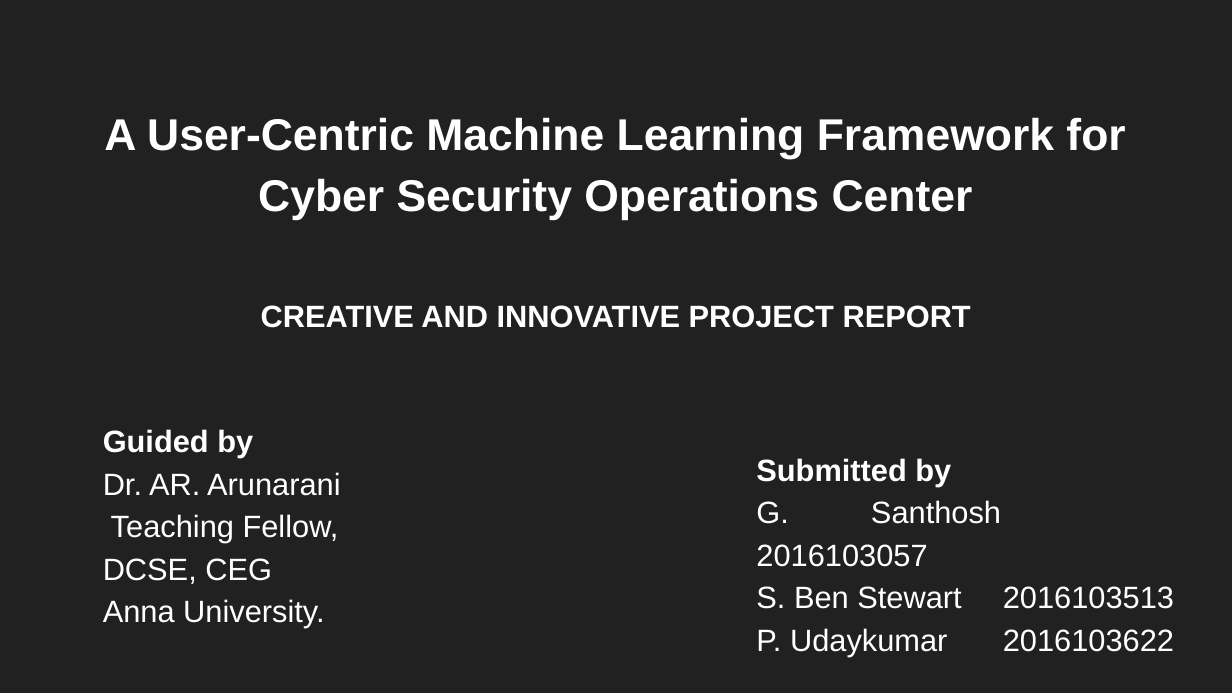
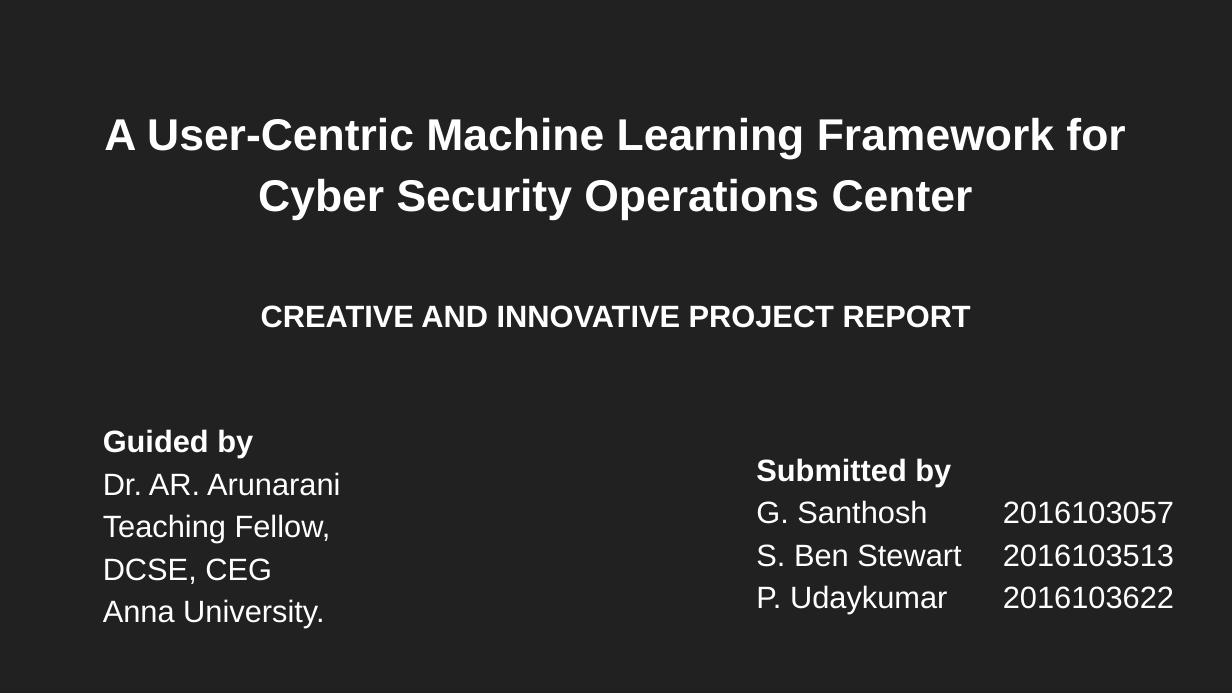
Before and after one commit to sbenstewart/cip-lab, a slide deck: slide 1 of presentation/presentation.pptx. Drawn at 1232x693 pixels with LibreOffice and Linux fonts; fonts in the diff are those of the drawing. Boxes give left, top, right and bottom in pixels: in the first picture for what was removed or moved away, otherwise in the second. Text is boxed around its words. In the diff, an @@ line names an element or a change of style, - is before the commit and + after.

```diff
--- a/presentation/presentation.pptx
+++ b/presentation/presentation.pptx
@@ subtitle "Submitted by" rewrapped from <box>756,458,1174,657</box> to <box>756,458,1174,614</box> @@
@@ subtitle at <box>103,472,340,543</box>: text changed @@
-Dr. AR. Arunarani Teaching Fellow,
+Dr. AR. Arunarani
+Teaching Fellow,
```
Also in this commit, not shown: 1 other slide changed.
